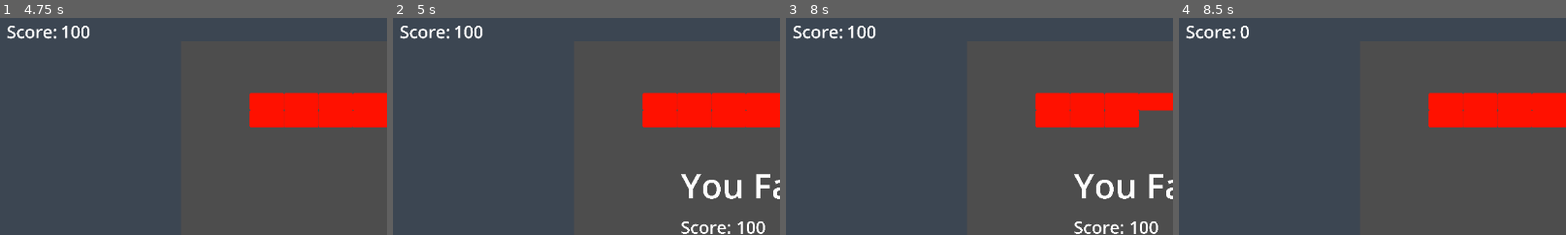
Above: before the commit, frames 1-4 (left to right).
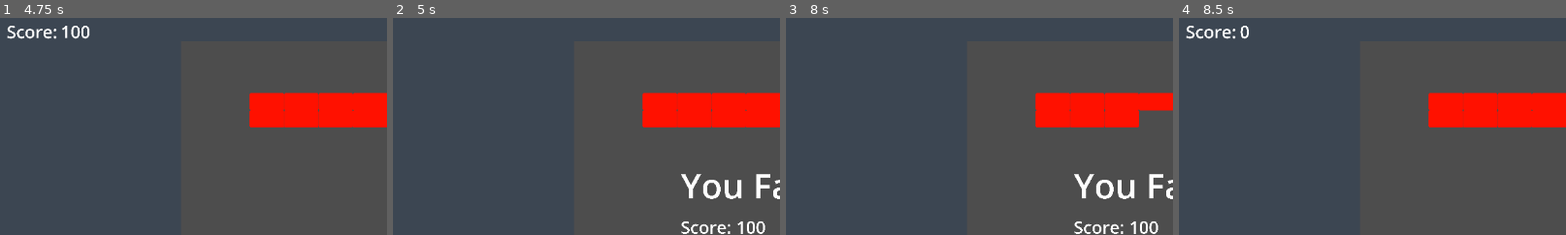
Above: after the commit, the same moments.

Repository: samstone02/godot-block-breaker
Game: Godot game, scene res://main.tscn
Same seed, same stepped clock (60 frames per second), same inputs: the game is played once before the commit and once after it.
Inputs:
- Up to frame 1 (4.75 s): click "Play" at 0.5 s; click "Play" at 1.25 s; click "Ace" at 2 s; tap Enter at 2.75 s; hold Right (ui_right) 2.78-3.53 s; hold Space (launch_ball) 2.78-3.53 s; hold Left (ui_left) 3.53-4.28 s; tap Space (launch_ball) at 3.6 s; hold Right (ui_right) from 4.28 s (still down); hold Space (launch_ball) from 4.28 s (still down)
- Up to frame 2 (5 s): keep holding Right (ui_right); keep holding Space (launch_ball)
- Up to frame 3 (8 s): release Right (ui_right) at 5 s; release Space (launch_ball) at 5 s; click "Try Again" at 5 s; tap Space (launch_ball) at 5.75, 5.85, 7.35 s; hold Right (ui_right) 5.78-6.53 s; hold Space (launch_ball) 6.53-7.28 s; hold Left (ui_left) from 6.53 s (still down)
- Up to frame 4 (8.5 s): release Left (ui_left) at 8 s; click "Try Again" at 8 s
The pictures show only the part of the screen within x 0-50%, y 1-51%; the shares and areas given below are measured in that part.

Frame 1 is identical in both runs. In frame 2, 0.6% of the frame differs, in the area x 1-24%, y 3-10%; in frame 3, 0.6%; in frame 4, nothing differs.

Commit message:
overlay ui invisible when failed level

Diff:
--- a/gameplay_elements/level_controller.gd
+++ b/gameplay_elements/level_controller.gd
@@ -29,6 +29,7 @@
 
 func _on_ball_destroyed():
 	$"../LevelFailedUi".visible = true
+	$"../OverlayUi".visible = false
 
 func _on_try_again_pressed() -> void:
 	get_tree().root.get_node("MenuUi/LevelLoader").reload_level()
